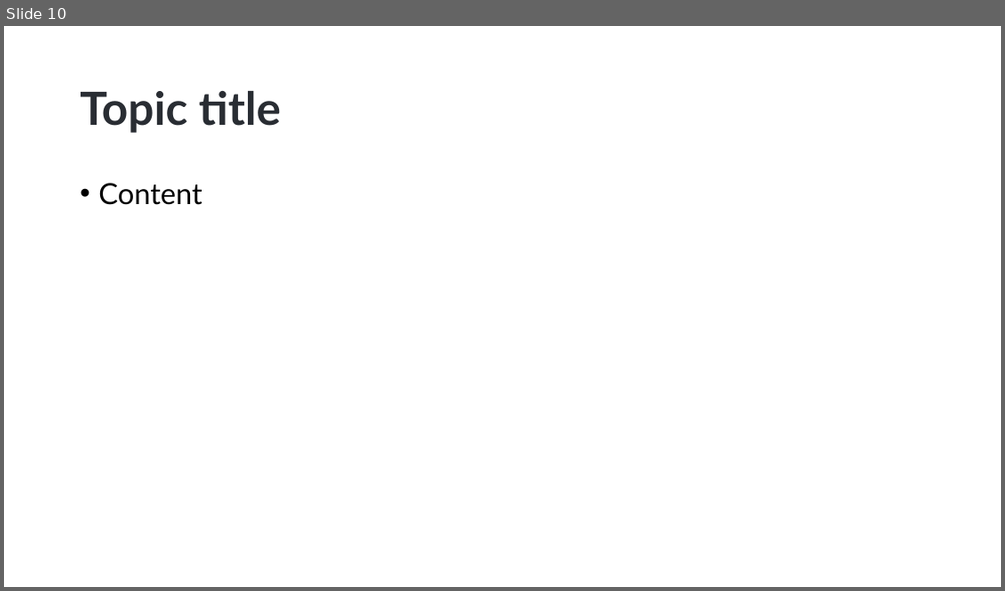
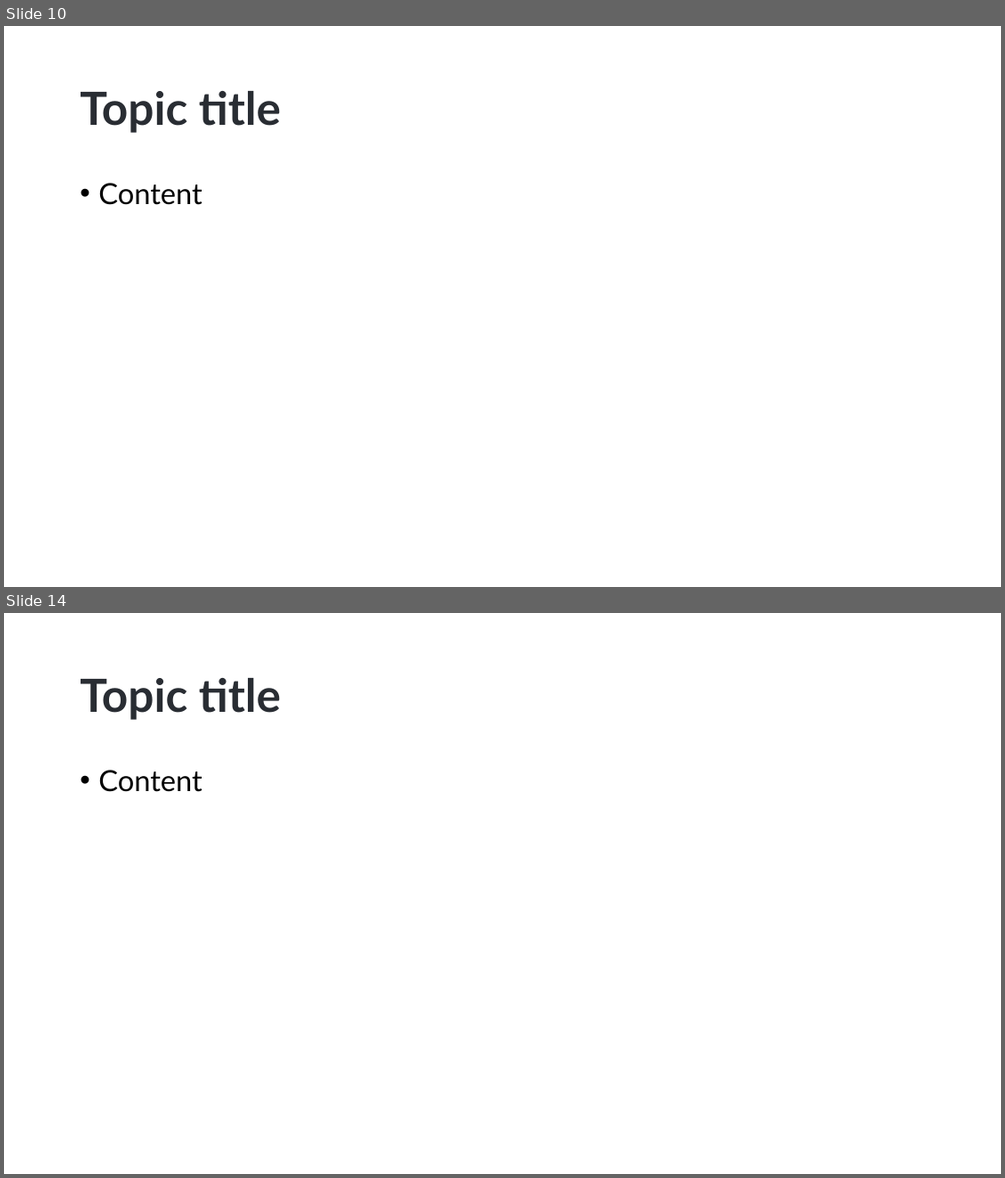
Before and after one commit to hikalkan/presentations, a slide deck: 2023-07-27 ABP Community Talks 2023.5/ABP Mobile Options.pptx. Shown one above the other, each under a label of ours: slide 10 before the commit, slides 10 and 14 after it; the slides between them are not shown. The pictures are 1005x591 and 1005x1178 pixels, drawn with LibreOffice and Linux fonts; fonts in the diff are those of the drawing; background and template pictures are left out. Boxes give left, top, right and bottom in pixels: in the first picture for what was removed or moved away, otherwise in the second. Text is boxed around its words. In the diff, an @@ line names an element or a change of style, - is before the commit and + after.

```diff
--- a/2023-07-27 ABP Community Talks 2023.5/ABP Mobile Options.pptx
+++ b/2023-07-27 ABP Community Talks 2023.5/ABP Mobile Options.pptx
@@ slide 14 added at <box>4,613,1001,1174</box>, background picture (left out) @@
@@ title added at <box>80,678,281,720</box>, 44 pt, text #292D33, bold @@
+Topic title
@@ text added at <box>98,770,202,792</box>, 28 pt, text #000000 @@
+• Content
```
Also in this commit, not shown: 6 other slides added.
